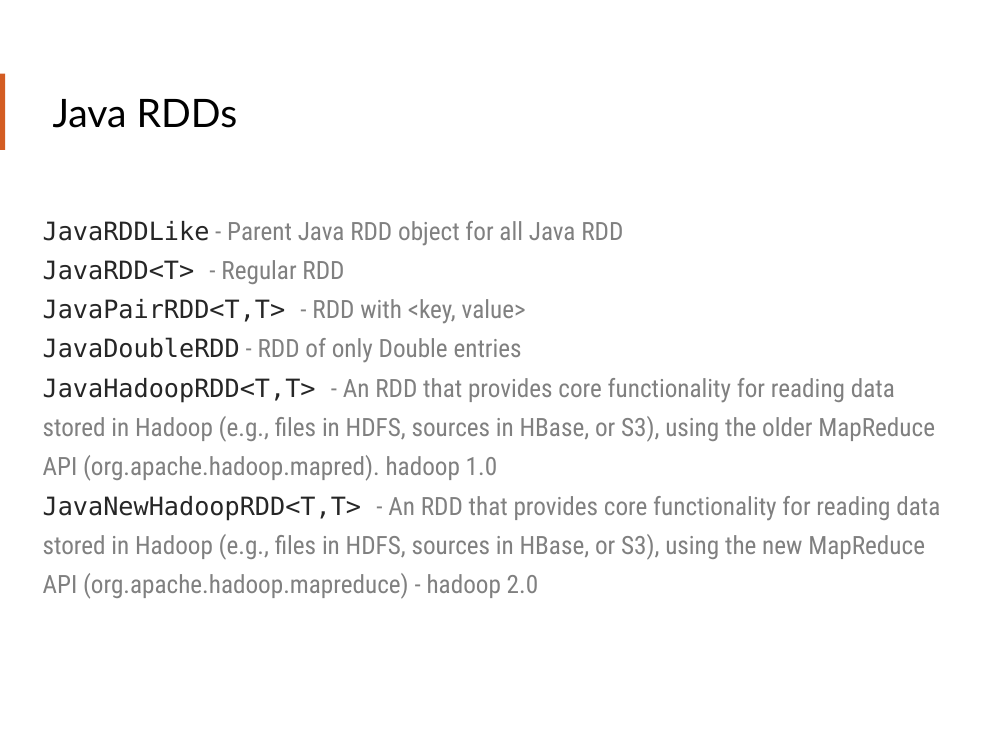
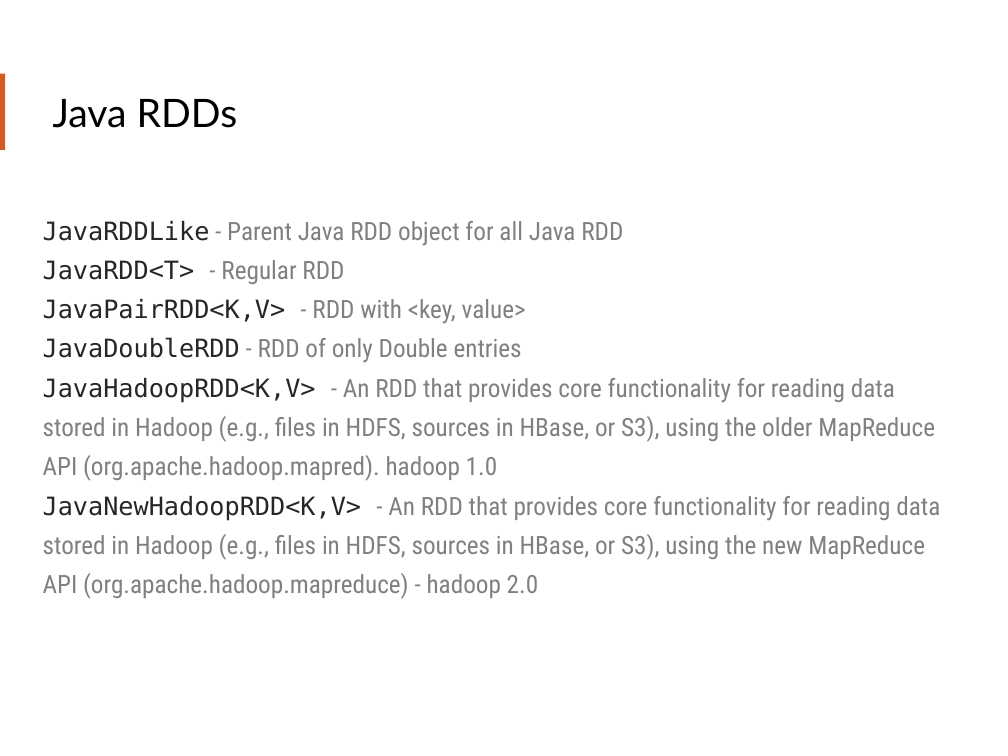
Before and after one commit to teamclairvoyant/intro-to-spark, a slide deck: slide 46 of Intro to Apache Spark Slides.pptx (slide 45 before the commit). Drawn at 1008x756 pixels with LibreOffice and Linux fonts; fonts in the diff are those of the drawing. Boxes give left, top, right and bottom in pixels: in the first picture for what was removed or moved away, otherwise in the second. Text is boxed around its words. In the diff, an @@ line names an element or a change of style, - is before the commit and + after.

```diff
--- a/Intro to Apache Spark Slides.pptx
+++ b/Intro to Apache Spark Slides.pptx
@@ text at (43, 299, 526, 323): text changed @@
-JavaPairRDD<T,T> - RDD with <key, value>
+JavaPairRDD<K,V> - RDD with <key, value>
@@ text at (43, 378, 940, 599): text changed @@
-JavaHadoopRDD<T,T> - An RDD that provides core functionality for reading data stored in Hadoop (e.g., files in HDFS, sources in HBase, or S3), using the older MapReduce API (org.apache.hadoop.mapred). hadoop 1.0
-JavaNewHadoopRDD<T,T> - An RDD that provides core functionality for reading data stored in Hadoop (e.g., files in HDFS, sources in HBase, or S3), using the new MapReduce API (org.apache.hadoop.mapreduce) - hadoop 2.0
+JavaHadoopRDD<K,V> - An RDD that provides core functionality for reading data stored in Hadoop (e.g., files in HDFS, sources in HBase, or S3), using the older MapReduce API (org.apache.hadoop.mapred). hadoop 1.0
+JavaNewHadoopRDD<K,V> - An RDD that provides core functionality for reading data stored in Hadoop (e.g., files in HDFS, sources in HBase, or S3), using the new MapReduce API (org.apache.hadoop.mapreduce) - hadoop 2.0
```
Also in this commit, not shown: 20 other slides changed, 3 slides added, 1 slide removed.
